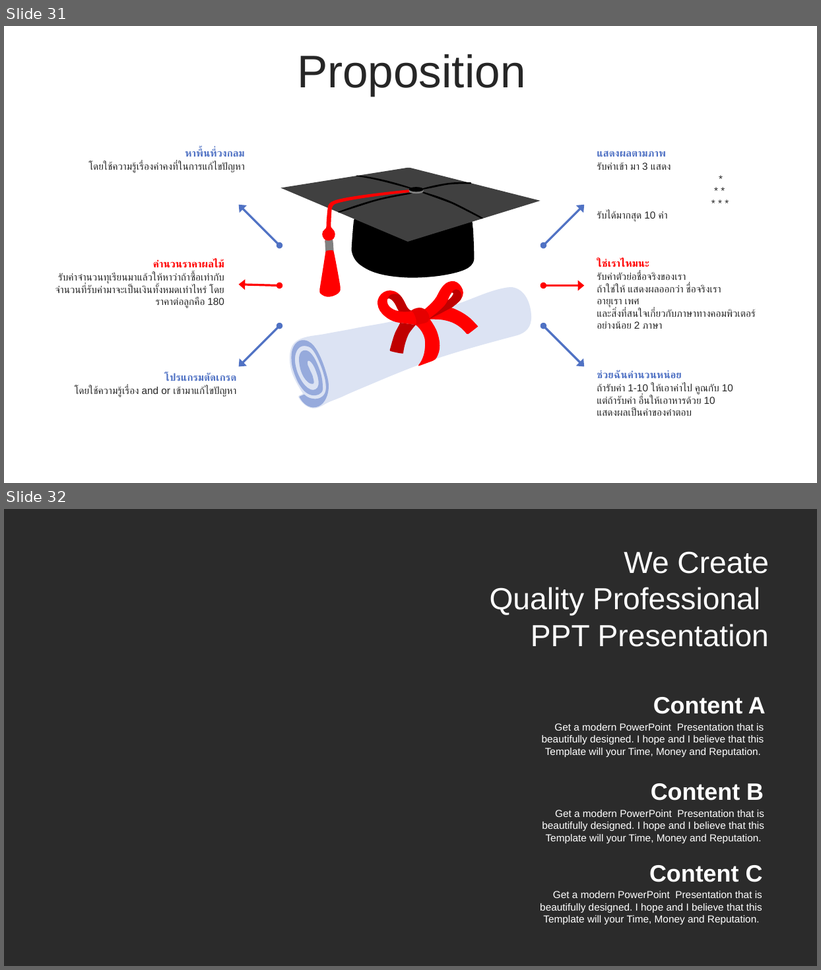
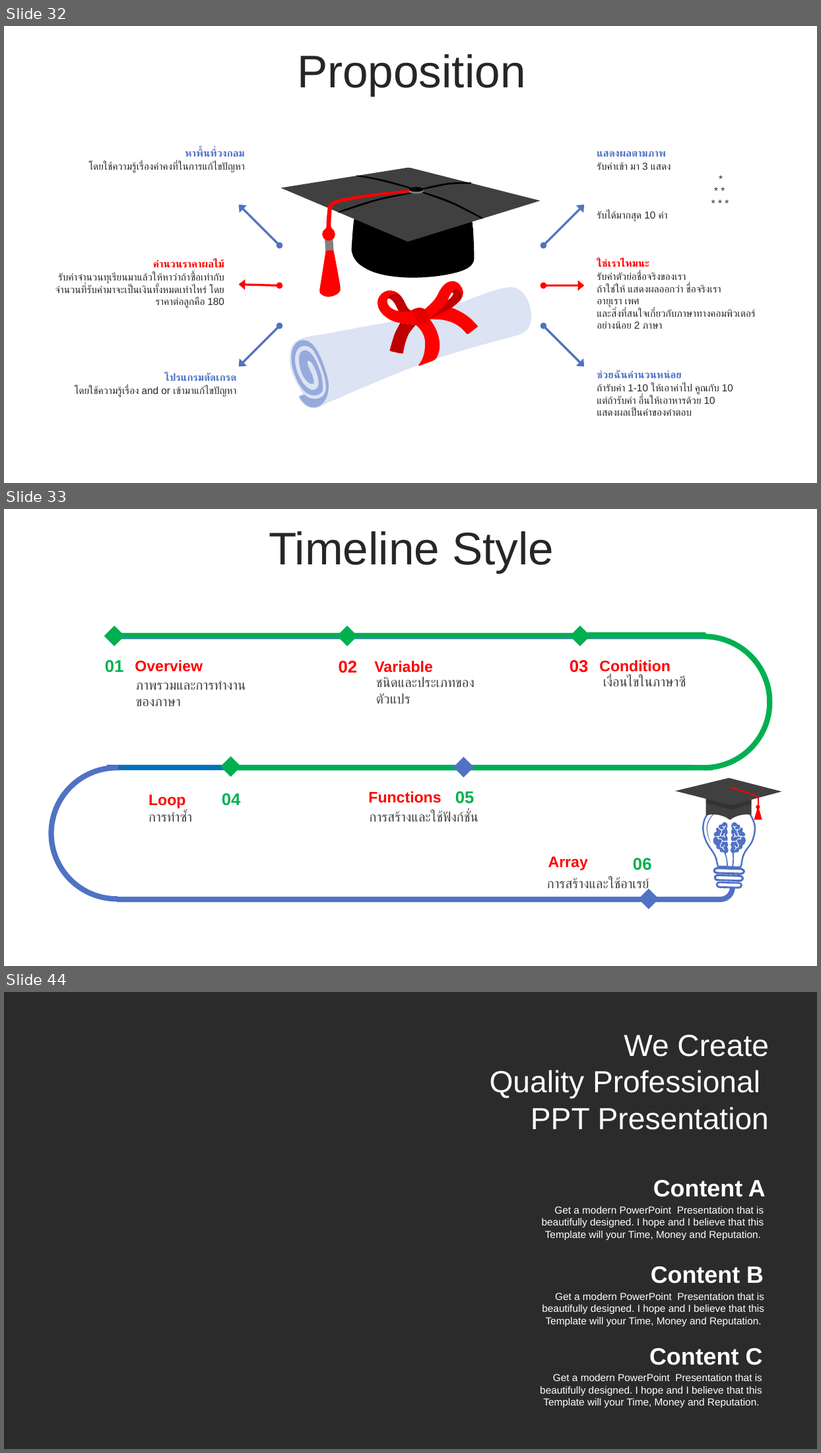
Before and after one commit to WatcharapolxFa/SolveProblemsIn-C-Language, a slide deck: LearnC/C.pptx. Shown one above the other, each under a label of ours: slides 31 and 32 before the commit, slides 32, 33 and 44 after it; the slides between them are not shown. The pictures are 821x970 and 821x1453 pixels, drawn with LibreOffice and Linux fonts; fonts in the diff are those of the drawing; background and template pictures are left out; a plain dark background stands for a picture behind light text. Boxes give left, top, right and bottom in pixels: in the first picture for what was removed or moved away, otherwise in the second. Text is boxed around its words. In the diff, an @@ line names an element or a change of style, - is before the commit and + after.

```diff
--- a/LearnC/C.pptx
+++ b/LearnC/C.pptx
@@ slide 33 added at (x1=4, y1=509, x2=817, y2=966), background #FFFFFF @@
@@ text added at (x1=269, y1=531, x2=554, y2=573), 54 pt, text #262626 @@
+Timeline Style
@@ diamond added at (x1=104, y1=626, x2=125, y2=646), fill #00B050 @@
@@ diamond added at (x1=337, y1=626, x2=358, y2=646), fill #00B050 @@
@@ diamond added at (x1=570, y1=626, x2=591, y2=646), fill #00B050 @@
@@ rectangle added at (x1=118, y1=633, x2=704, y2=638), fill #00B050 @@
@@ rectangle added at (x1=587, y1=632, x2=706, y2=638), fill #00B050 @@
@@ text added at (x1=105, y1=660, x2=124, y2=673), 20 pt, text #00B050, bold @@
+01
@@ text added at (x1=135, y1=660, x2=203, y2=672), 18 pt, text #FF0000, bold @@
+Overview
@@ text added at (x1=339, y1=661, x2=358, y2=673), 20 pt, text #FF0000, bold @@
+02
@@ text added at (x1=374, y1=661, x2=433, y2=673), 18 pt, text #FF0000, bold @@
+Variable
@@ text added at (x1=570, y1=660, x2=589, y2=673), 20 pt, text #FF0000, bold @@
+03
@@ text added at (x1=599, y1=660, x2=671, y2=675), 18 pt, text #FF0000, bold @@
+Condition
@@ text added at (x1=136, y1=681, x2=246, y2=690), 16 pt, text #404040 @@
+ภาพรวมและการทำงานของภาษา
@@ text added at (x1=376, y1=677, x2=475, y2=704), 16 pt, text #404040 @@
+ชนิดและประเภทของตัวแปร
@@ text added at (x1=603, y1=676, x2=686, y2=687), 16 pt, text #404040 @@
+เงื่อนไขในภาษาซี
@@ rectangle added at (x1=107, y1=765, x2=694, y2=770), fill #0070C0 @@
@@ diamond added at (x1=220, y1=757, x2=242, y2=778), fill #00B050 @@
@@ diamond added at (x1=453, y1=757, x2=475, y2=778), fill #5072C4 @@
@@ text added at (x1=149, y1=795, x2=186, y2=809), 18 pt, text #FF0000, bold @@
+Loop
@@ text added at (x1=222, y1=793, x2=241, y2=806), 20 pt, text #00B050, bold @@
+04
@@ text added at (x1=368, y1=791, x2=441, y2=803), 18 pt, text #FF0000, bold @@
+Functions
@@ text added at (x1=455, y1=791, x2=475, y2=804), 20 pt, text #00B050, bold @@
+05
@@ group added at (x1=676, y1=778, x2=782, y2=889): 5 freeform shapes, 2 lines, 1 triangle, 1 ellipse @@
@@ text added at (x1=149, y1=811, x2=192, y2=822), 16 pt, text #404040 @@
+การทำซ้ำ
@@ text added at (x1=370, y1=811, x2=478, y2=822), 16 pt, text #404040 @@
+การสร้างและใช้ฟังก์ชั่น
@@ text added at (x1=548, y1=857, x2=588, y2=871), 18 pt, text #FF0000, bold @@
+Array
@@ text added at (x1=633, y1=858, x2=652, y2=871), 20 pt, text #00B050, bold @@
+06
@@ text added at (x1=547, y1=878, x2=650, y2=893), 16 pt, text #404040 @@
+การสร้างและใช้อาเรย์
@@ group added at (x1=48, y1=634, x2=773, y2=902): 3 arch (boxed as its full ring)s, 3 rectangles @@
@@ diamond added at (x1=638, y1=889, x2=659, y2=910), fill #5072C4 @@
@@ what was slide 31 is now slide 32 @@
@@ what was slide 32 is now slide 44 @@
```
Also in this commit, not shown: 11 other slides added, 5 other files.
